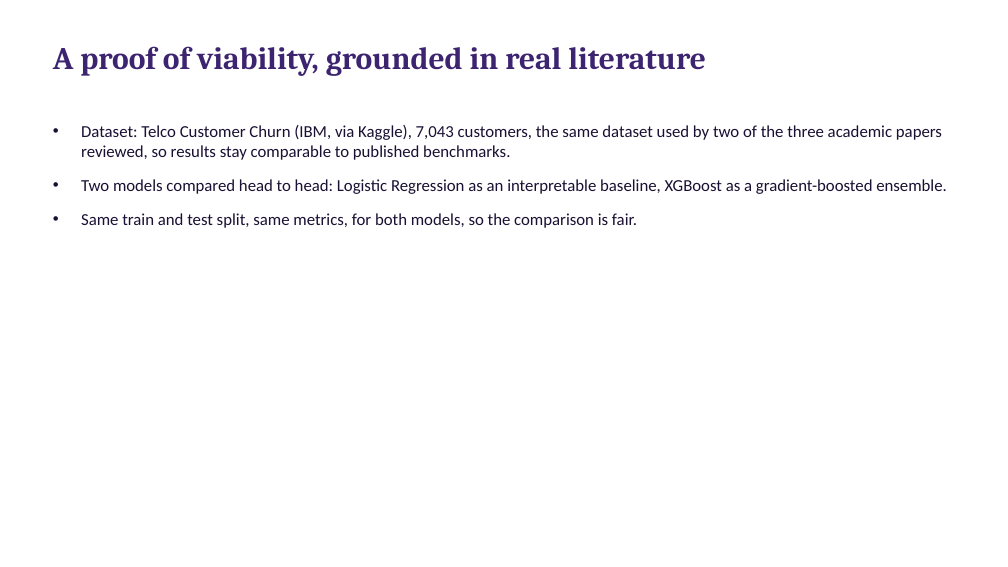
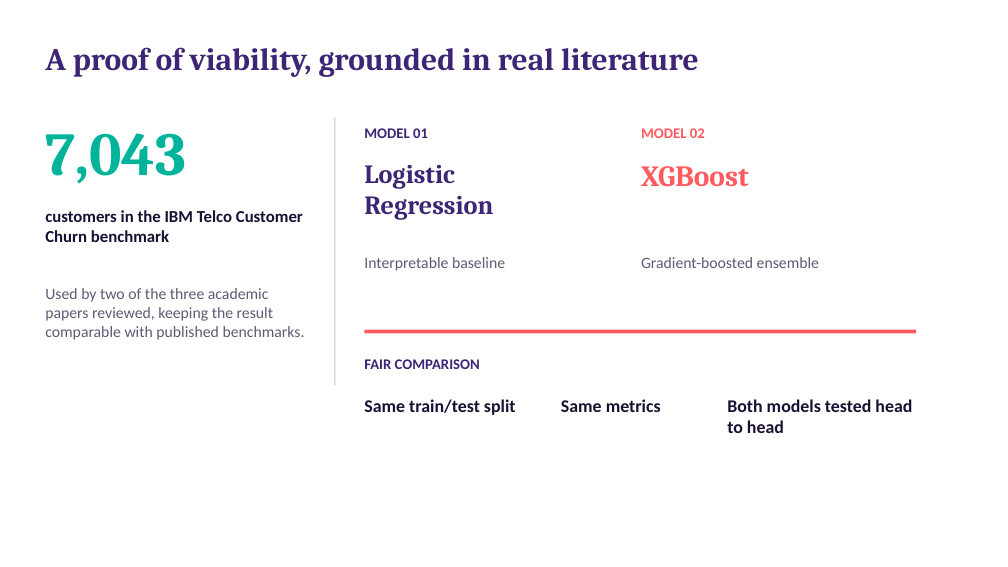
Before and after one commit to SandileJ/CAP182_SS1_SS2, a slide deck: slide 6 of SS3_PartC_Presentation.pptx. Drawn at 1008x567 pixels with LibreOffice and Linux fonts; fonts in the diff are those of the drawing. Boxes give left, top, right and bottom in pixels: in the first picture for what was removed or moved away, otherwise in the second. Text is boxed around its words. In the diff, an @@ line names an element or a change of style, - is before the commit and + after.

```diff
--- a/SS3_PartC_Presentation.pptx
+++ b/SS3_PartC_Presentation.pptx
@@ title "A proof of viability, grounded ..." at [45, 47, 699, 77]: text colour #3D2470 to #3D2475; vertical alignment top to middle @@
@@ rectangle added at [334, 117, 336, 386], fill #DDD7E8 @@
@@ text added at [45, 133, 186, 184], 58 pt, text #00B39B, bold @@
+7,043
@@ text removed at [81, 125, 947, 228] @@
-• Dataset: Telco Customer Churn (IBM, via Kaggle), 7,043 customers, the same dataset used by two of the three academic papers reviewed, so results stay comparable to published benchmarks.
-• Two models compared head to head: Logistic Regression as an interpretable baseline, XGBoost as a gradient-boosted ensemble.
-• Same train and test split, same metrics, for both models, so the comparison is fair.
@@ text added at [364, 128, 428, 138], 14 pt, text #3D2475, bold @@
+MODEL 01
@@ text added at [641, 128, 705, 138], 14 pt, text #FF5A5F, bold @@
+MODEL 02
@@ text added at [364, 165, 493, 220], 25 pt, text #3D2475, bold @@
+Logistic
+Regression
@@ text added at [641, 166, 749, 187], 28 pt, text #FF5A5F, bold @@
+XGBoost
@@ text added at [45, 210, 303, 242], 16 pt, text #1A1033, bold @@
+customers in the IBM Telco Customer Churn benchmark
@@ text added at [364, 257, 505, 271], 15 pt, text #625874 @@
+Interpretable baseline
@@ text added at [641, 257, 819, 268], 15 pt, text #625874 @@
+Gradient-boosted ensemble
@@ text added at [45, 288, 305, 340], 15 pt, text #625874 @@
+Used by two of the three academic papers reviewed, keeping the result comparable with published benchmarks.
@@ rectangle added at [364, 330, 917, 333], fill #FF5A5F @@
@@ text added at [364, 359, 480, 369], 14 pt, text #3D2475, bold @@
+FAIR COMPARISON
@@ text added at [364, 399, 516, 415], 17 pt, text #1A1033, bold @@
+Same train/test split
@@ text added at [561, 399, 661, 412], 17 pt, text #1A1033, bold @@
+Same metrics
@@ text added at [727, 399, 912, 433], 17 pt, text #1A1033, bold @@
+Both models tested head to head
```
Also in this commit, not shown: 14 other slides changed.
